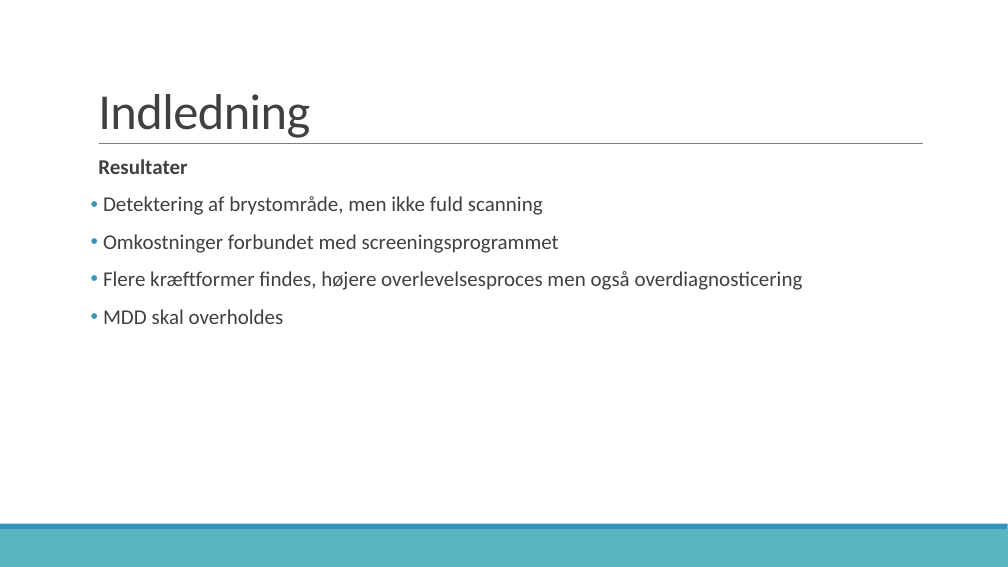
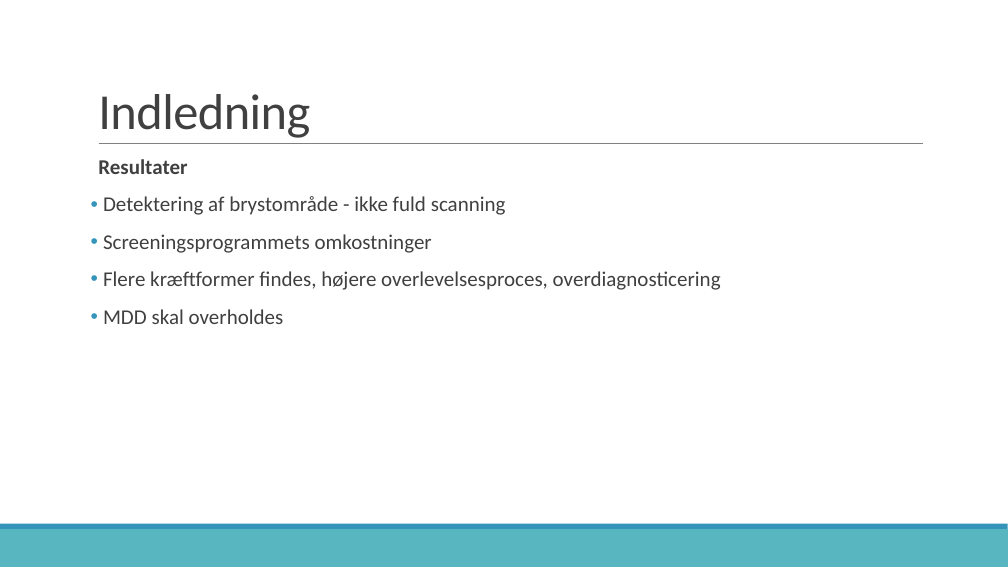
Before and after one commit to zeroregard/Automatic-Sonography, a slide deck: slide 5 of Præsentation_Eksamen.pptx. Drawn at 1008x567 pixels with LibreOffice and Linux fonts; fonts in the diff are those of the drawing. Boxes give left, top, right and bottom in pixels: in the first picture for what was removed or moved away, otherwise in the second. Text is boxed around its words. In the diff, an @@ line names an element or a change of style, - is before the commit and + after.

```diff
--- a/Præsentation_Eksamen.pptx
+++ b/Præsentation_Eksamen.pptx
@@ text at (103,196,721,290): text changed @@
-• Detektering af brystområde, men ikke fuld scanning
-• Omkostninger forbundet med screeningsprogrammet
-• Flere kræftformer findes, højere overlevelsesproces men også overdiagnosticering
+• Detektering af brystområde - ikke fuld scanning
+• Screeningsprogrammets omkostninger
+• Flere kræftformer findes, højere overlevelsesproces, overdiagnosticering
```
Also in this commit, not shown: 8 other slides changed, 1 slide added, 1 slide removed, 1 other file.
